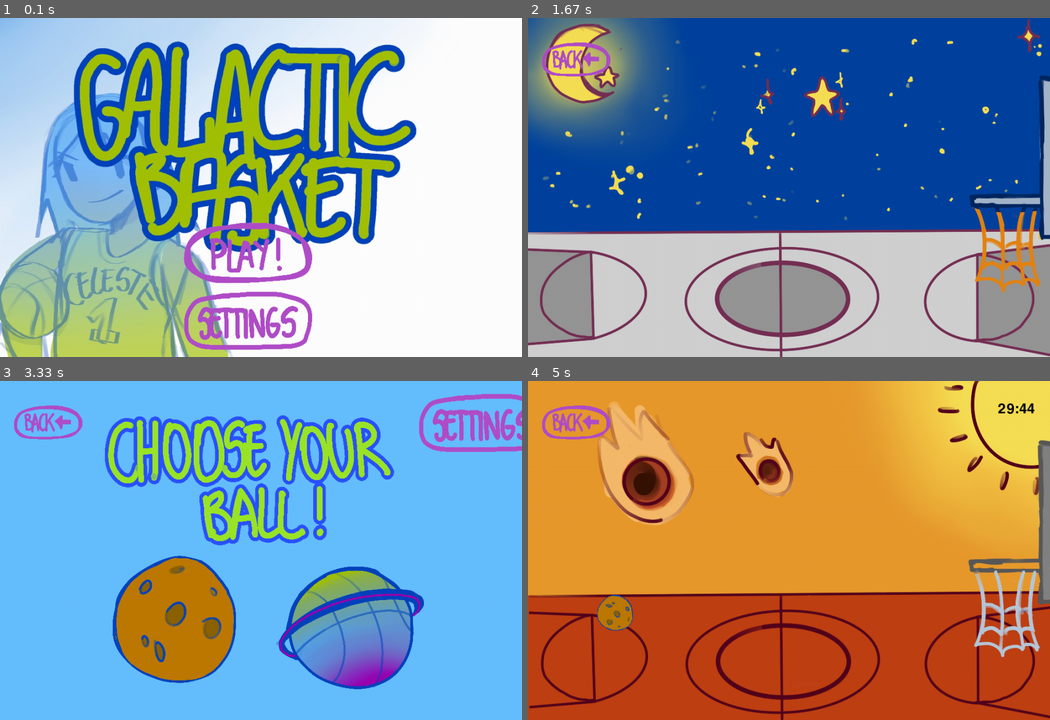
Above: before the commit, frames 1-4 (two rows, left to right).
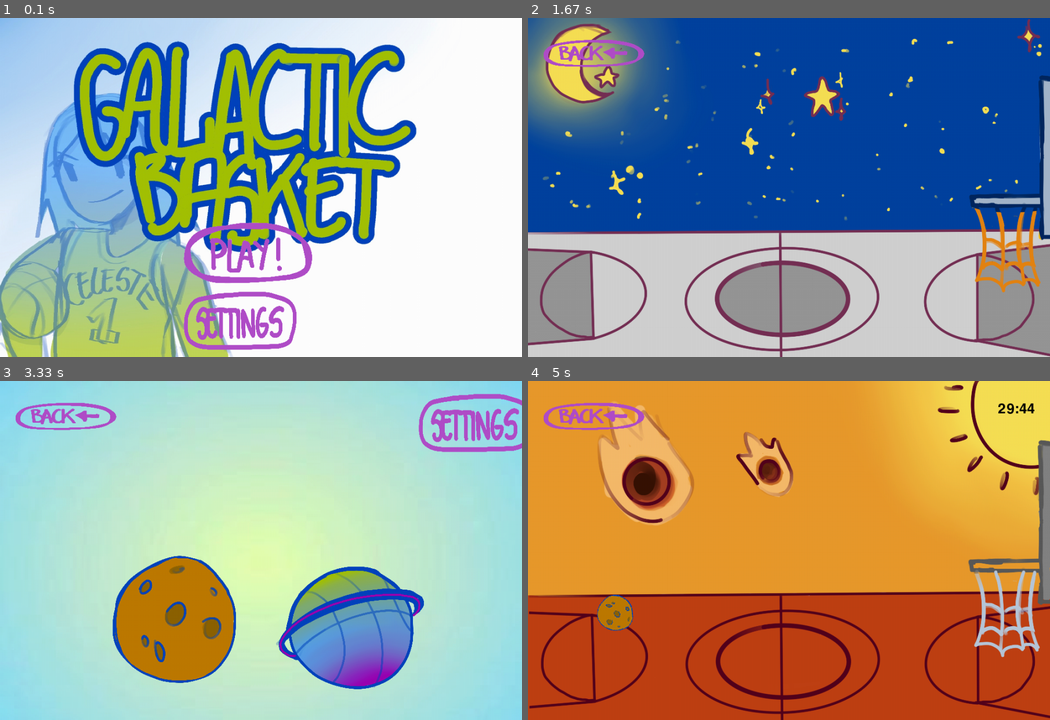
Above: after the commit, the same moments.

Repository: EliasEK05/pygame.project.galactic.basket
Game: pygame game, started from main.py
Same seed, same stepped clock (60 frames per second), same inputs: the game is played once before the commit and once after it.
Inputs (mouse positions are in pixels of both pictures, inside the frame that each line leads up to):
- Up to frame 1 (0.1 s): no input
- Up to frame 2 (1.67 s): click (773, 251) at 0.38 s; press the mouse at (695, 265) at 0.7 s; move the mouse to (648, 231) at 0.8 s; release the mouse at (595, 194) at 0.93 s; press the mouse at (595, 58) at 1.03 s; move the mouse to (721, 123) at 1.13 s; release the mouse at (846, 187) at 1.27 s; press the mouse at (877, 265) at 1.37 s; move the mouse to (882, 228) at 1.47 s; release the mouse at (893, 190) at 1.6 s
- Up to frame 3 (3.33 s): click (67, 421) at 1.72 s; press the mouse at (167, 628) at 2.03 s; move the mouse to (167, 536) at 2.13 s; release the mouse at (167, 442) at 2.27 s; press the mouse at (67, 421) at 2.37 s; move the mouse to (224, 445) at 2.47 s; release the mouse at (375, 465) at 2.6 s; press the mouse at (67, 421) at 2.7 s; move the mouse to (224, 462) at 2.8 s; release the mouse at (381, 499) at 2.93 s; press the mouse at (67, 421) at 3.03 s; move the mouse to (140, 533) at 3.13 s; release the mouse at (219, 642) at 3.27 s
- Up to frame 4 (5 s): press the mouse at (595, 421) at 3.37 s; move the mouse to (684, 543) at 3.47 s; release the mouse at (768, 669) at 3.6 s; press the mouse at (595, 421) at 3.7 s; move the mouse to (731, 472) at 3.8 s; release the mouse at (862, 519) at 3.93 s; click (611, 448) at 4.05 s; click (773, 614) at 4.38 s; press the mouse at (695, 628) at 4.7 s; move the mouse to (648, 526) at 4.8 s; release the mouse at (606, 425) at 4.93 s

The runs differ from the first frame. In frame 1, 1.5% of the frame differs, in the area x 35-60%, y 80-98%; in frame 2, 1.0%; in frame 3, 85%, in the area x 0-100%, y 0-100%; in frame 4, 1.0%.

Commit message:
ajout du son

Diff:
--- a/main.py
+++ b/main.py
@@ -21,6 +21,21 @@
     time_text = font.render(f"{minutes:02}:{seconds:02}", True, BLACK)
     ecran.blit(time_text, (900, 40))
 
+#son :
+pygame.mixer.init()
+#son principal :
+son_principal = pygame.mixer.Sound("son/son_principal.wav")
+#son mode 2 :
+son_mode = pygame.mixer.Sound("son/son_mode_2.wav")
+# état du son :
+etat_son = True
+# Fonction pour basculer l'état du son (activé/désactivé)
+def play_son(nom_son, etat):
+    if etat == True:
+        if not pygame.mixer.get_busy():  # Ajout de cette ligne
+            nom_son.play(loops=-1)
+    else:
+        pygame.mixer.stop()
 
 
 pygame.init()
@@ -55,35 +70,16 @@
 parametre = pygame.image.load("image/test_background.jpg").convert_alpha()
 parametre = pygame.transform.scale(parametre, (1000, 750))
 
-play = pygame.image.load("image/mode_menu.png").convert_alpha()
+play = pygame.image.load("image/test_background.jpg").convert_alpha()
 play = pygame.transform.scale(play, (1000, 700))
 
-endgame = pygame.image.load("image/test_background.jpg").convert_alpha()
-endgame = pygame.transform.scale(play, (1000, 700))
+mode_2 = pygame.image.load("image/court_mode_2.png").convert_alpha()
+mode_2 = pygame.transform.scale(mode_2, (1000, 700))
 
 mode_1 = pygame.image.load("image/court_mode_1.png").convert_alpha()
 mode_1 = pygame.transform.scale(mode_1, (1000, 700))
 
-mode_2 = pygame.image.load("image/court_mode_2.png").convert_alpha()
-mode_2 = pygame.transform.scale(mode_2, (1000, 700))
-
-# slider pour le volume
-class Slider:
-    def __init__(self, pos, size, initial_val : float, min : int, max : int):
-        self.pos = pos
-        self.size = size
-
-        self.slider_left_position = self.pos[0] - (size[0]//2)
-        self.slider_right_position = self.pos[0] + (size[0]//2)
-        self.slider_top_position = self.pos[1] - (size[1]//2)
-
-        self.min = min
-        self.max = max
-        self.initial_position = 0
-
-        self.slider_rectangle = pygame.Rect(self.slider_left_position, self.slider_top_position,self.slider_right_position, self.size[0], self.size[1])
-        self.slider_button = pygame.Rect(self.slider_left_position + self.initial_position -5,
-                                         self.slider_top_position, 30, self.size[1])
+
 # bouton play
 bouton_play = pygame.image.load("image/play_button.png").convert_alpha()
 bouton_play = pygame.transform.scale(bouton_play, (250, 120))  # possibilité de changer la taille
@@ -92,21 +88,22 @@
 print(bouton_clic_play)
 
 # bouton reglage
+
 bouton_reglage = pygame.image.load("image/settings_button.png").convert_alpha()
-bouton_reglage = pygame.transform.scale(bouton_reglage, (250, 120))  # possibilité de changer la taille
+bouton_reglage = pygame.transform.scale(bouton_reglage, (220, 120))  # possibilité de changer la taille
 bouton_clic_reglage = bouton_reglage.get_rect()
 bouton_clic_reglage.topleft = (350, 520)
 print(bouton_clic_reglage)
 
 # bouton on
-bouton_on = pygame.image.load("image/Untitled_Artwork (1).png").convert_alpha()
+bouton_on = pygame.image.load("image/bouton_on.png").convert_alpha()
 bouton_on = pygame.transform.scale(bouton_on, (150, 150))  # possibilité de changer la taille
 bouton_clic_on = bouton_on.get_rect()
 bouton_clic_on.topleft = (300, 300)
 print(bouton_clic_on)
 
 # bouton off
-bouton_off = pygame.image.load("image/ballon.png").convert_alpha()
+bouton_off = pygame.image.load("image/bouton_off.png").convert_alpha()
 bouton_off = pygame.transform.scale(bouton_off, (150, 150))  # possibilité de changer la taille
 bouton_clic_off = bouton_off.get_rect()
 bouton_clic_off.topleft = (600, 300)
@@ -114,7 +111,7 @@
 
 # bouton retour
 bouton_retour = pygame.image.load("image/back_button.png").convert_alpha()
-bouton_retour = pygame.transform.scale(bouton_retour, (150, 150))
+bouton_retour = pygame.transform.scale(bouton_retour, (220, 120))
 bouton_clic_retour = bouton_retour.get_rect()
 bouton_clic_retour.topleft = (20, 20)
 print(bouton_clic_retour)
@@ -478,6 +475,7 @@
         ecran.blit(img, (0, 0))
         ecran.blit(bouton_play, bouton_clic_play.topleft)
         ecran.blit(bouton_reglage, bouton_clic_reglage)
+        play_son(son_principal,etat_son)
 
         for event in pygame.event.get():
             if event.type == pygame.QUIT:
@@ -494,26 +492,22 @@
     elif current_screen == "settings":  # ecran parametre
 
         ecran.blit(parametre, (0, 0))
-
-        ecran.blit(bouton_retour, bouton_clic_retour.topleft)
-
-        for event in pygame.event.get():
-            if event.type == pygame.QUIT:
-                continuer = False
-            elif event.type == K_UP:
-                volume += 1
-            elif event.type == K_DOWN:
-                volume -= 1
+        ecran.blit(bouton_retour, bouton_clic_retour.topleft)
+        ecran.blit(bouton_on, bouton_clic_on.topleft)
+        ecran.blit(bouton_off, bouton_clic_off.topleft)
+
+        for event in pygame.event.get():
+            if event.type == pygame.QUIT:
+                continuer = False
             elif event.type == MOUSEBUTTONUP:
                 if bouton_clic_retour.collidepoint(event.pos):
                     current_screen = "menu"
-
-        for event in pygame.event.get():
-            if event.type == pygame.QUIT:
-                continuer = False
-            elif event.type == MOUSEBUTTONUP:
-                if bouton_clic_retour.collidepoint(event.pos):
-                    current_screen = "menu"
+                elif bouton_clic_on.collidepoint(event.pos):
+                    etat_son = True
+                    play_son(son_principal,etat_son)
+                elif bouton_clic_off.collidepoint(event.pos):
+                    etat_son = False
+                    play_son(son_principal,etat_son)
 
 
 
